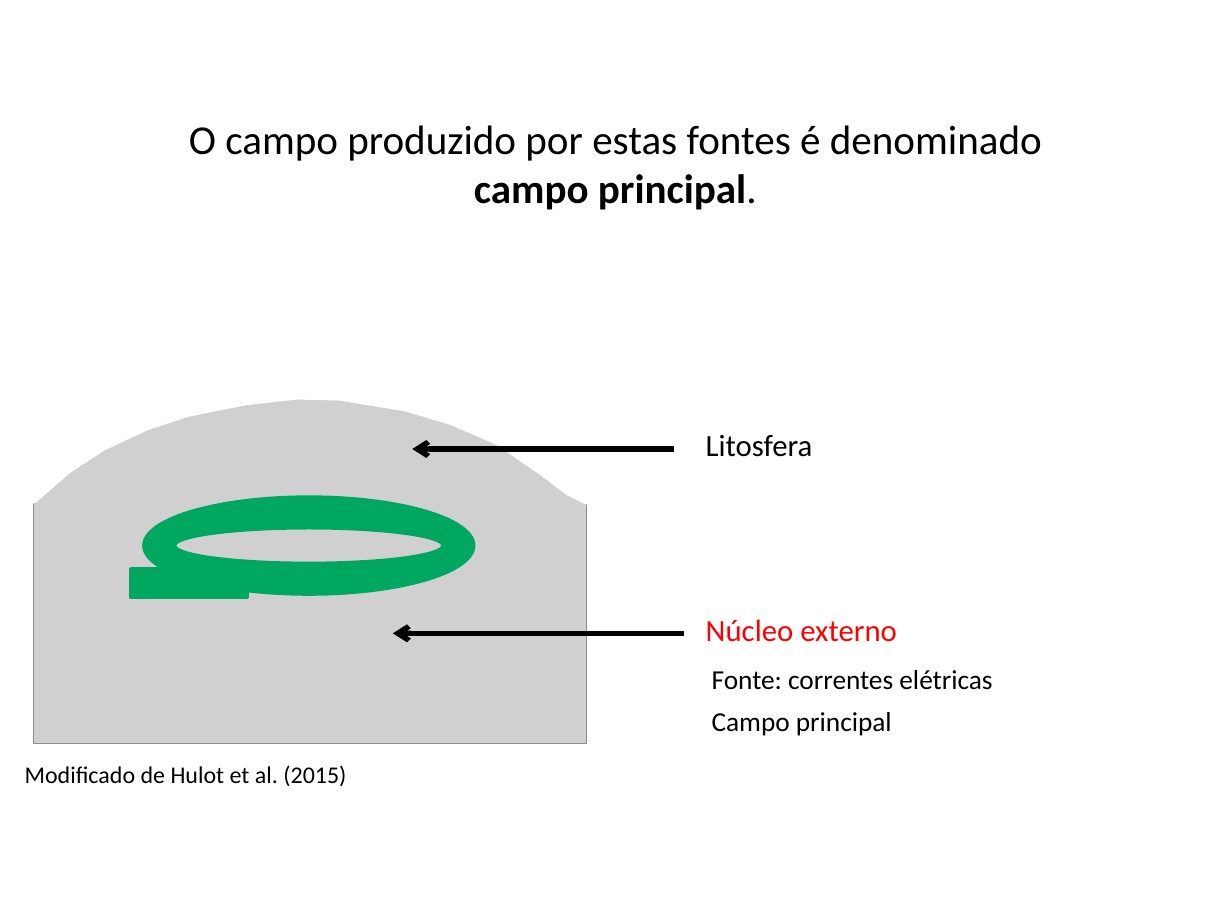
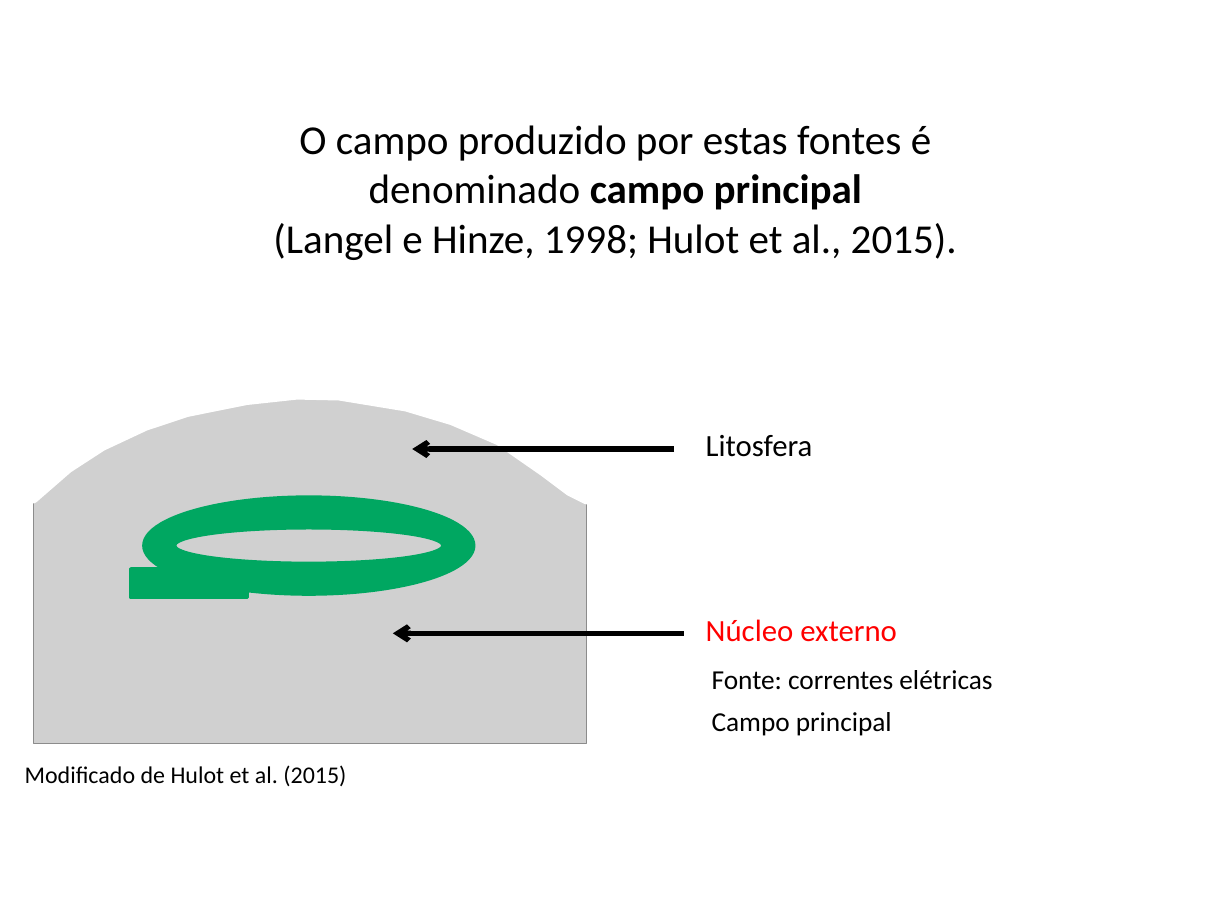
Before and after one commit to pinga-lab/CE-VII-SimBGf-2016, a slide deck: slide 11 of slides/4_anomalia_campo_total.pptx. Drawn at 1232x924 pixels with LibreOffice and Linux fonts; fonts in the diff are those of the drawing; grey boxes stand for pictures. Boxes give left, top, right and bottom in pixels: in the first picture for what was removed or moved away, otherwise in the second. Text is boxed around its words. In the diff, an @@ line names an element or a change of style, - is before the commit and + after.

Commit message:
campo geomagnetico - ate campo externo

```diff
--- a/slides/4_anomalia_campo_total.pptx
+++ b/slides/4_anomalia_campo_total.pptx
@@ text at (273, 125, 957, 260): text changed @@
-O campo produzido por estas fontes é denominado campo principal.
+O campo produzido por estas fontes é denominado campo principal
+(Langel e Hinze, 1998; Hulot et al., 2015).
```
Also in this commit, not shown: 5 other slides changed, 4 slides added.
